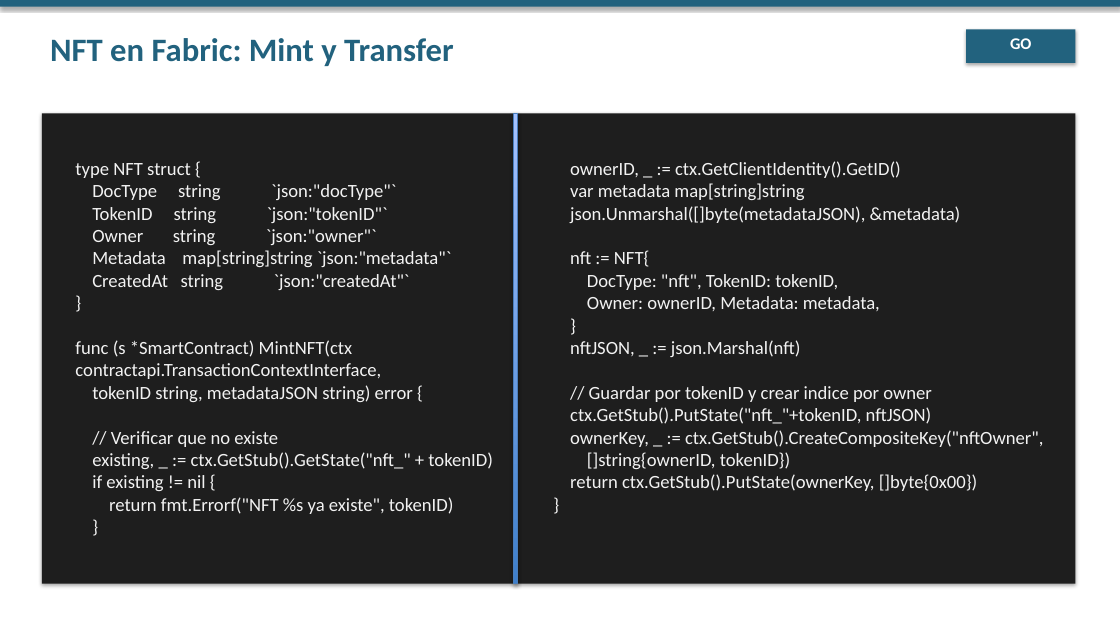
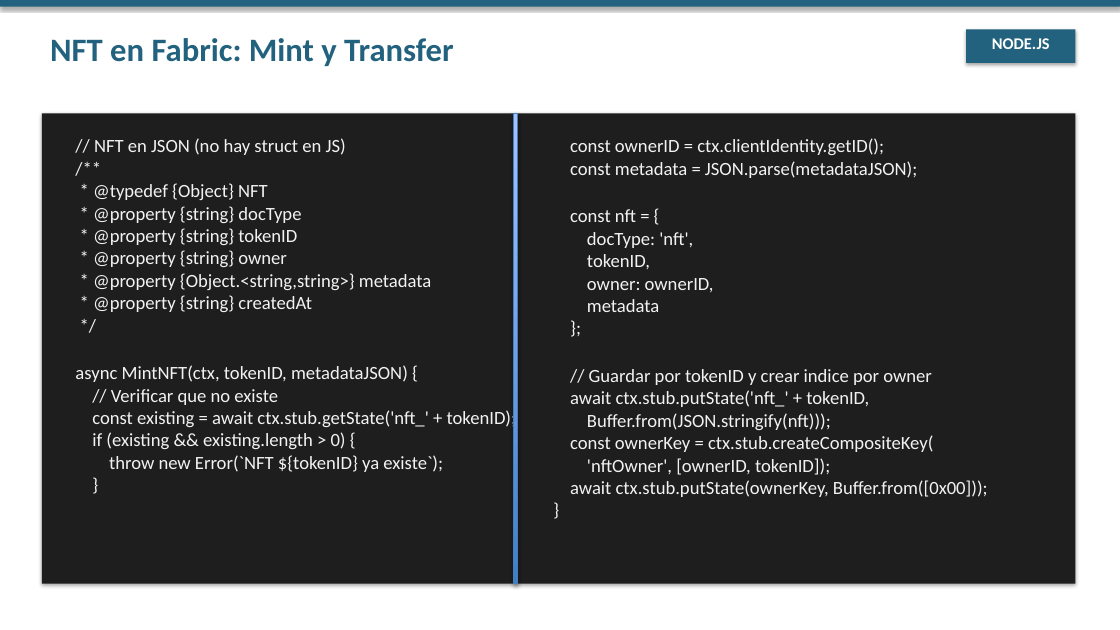
Before and after one commit to jjnieto/fabric, a slide deck: slide 11 of docs/slides/Modulo 4/dia_4.pptx. Drawn at 1120x630 pixels with LibreOffice and Linux fonts; fonts in the diff are those of the drawing. Boxes give left, top, right and bottom in pixels: in the first picture for what was removed or moved away, otherwise in the second. Text is boxed around its words. In the diff, an @@ line names an element or a change of style, - is before the commit and + after.

```diff
--- a/docs/slides/Modulo 4/dia_4.pptx
+++ b/docs/slides/Modulo 4/dia_4.pptx
@@ text at [992,38,1050,49]: text changed @@
-GO
+NODE.JS
@@ text at [75,138,517,472]: text changed @@
-type NFT struct {
-DocType string `json:"docType"`
-TokenID string `json:"tokenID"`
-Owner string `json:"owner"`
-Metadata map[string]string `json:"metadata"`
-CreatedAt string `json:"createdAt"`
-}
-func (s *SmartContract) MintNFT(ctx contractapi.TransactionContextInterface,
-tokenID string, metadataJSON string) error {
-// Verificar que no existe
-existing, _ := ctx.GetStub().GetState("nft_" + tokenID)
-if existing != nil {
-return fmt.Errorf("NFT %s ya existe", tokenID)
-}
+// NFT en JSON (no hay struct en JS)
+/**
+* @typedef {Object} NFT
+* @property {string} docType
+* @property {string} tokenID
+* @property {string} owner
+* @property {Object.<string,string>} metadata
+* @property {string} createdAt
+*/
+async MintNFT(ctx, tokenID, metadataJSON) {
+// Verificar que no existe
+const existing = await ctx.stub.getState('nft_' + tokenID);
+if (existing && existing.length > 0) {
+throw new Error(`NFT ${tokenID} ya existe`);
+}
@@ text at [570,138,988,497]: text changed @@
-ownerID, _ := ctx.GetClientIdentity().GetID()
-var metadata map[string]string
-json.Unmarshal([]byte(metadataJSON), &metadata)
-nft := NFT{
-DocType: "nft", TokenID: tokenID,
-Owner: ownerID, Metadata: metadata,
-}
-nftJSON, _ := json.Marshal(nft)
-// Guardar por tokenID y crear indice por owner
-ctx.GetStub().PutState("nft_"+tokenID, nftJSON)
-ownerKey, _ := ctx.GetStub().CreateCompositeKey("nftOwner",
-[]string{ownerID, tokenID})
-return ctx.GetStub().PutState(ownerKey, []byte{0x00})
-}
+const ownerID = ctx.clientIdentity.getID();
+const metadata = JSON.parse(metadataJSON);
+const nft = {
+docType: 'nft',
+tokenID,
+owner: ownerID,
+metadata
+};
+// Guardar por tokenID y crear indice por owner
+await ctx.stub.putState('nft_' + tokenID,
+Buffer.from(JSON.stringify(nft)));
+const ownerKey = ctx.stub.createCompositeKey(
+'nftOwner', [ownerID, tokenID]);
+await ctx.stub.putState(ownerKey, Buffer.from([0x00]));
+}
```
Also in this commit, not shown: 5 other slides changed, 8 other files.
